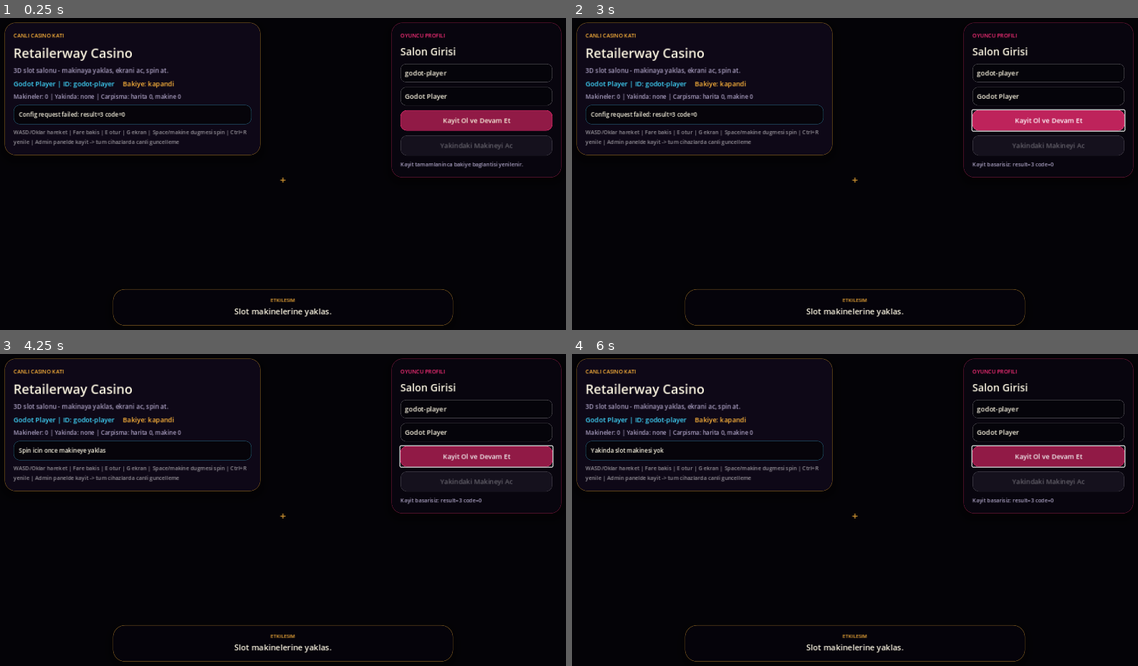
Above: before the commit, frames 1-4 (two rows, left to right).
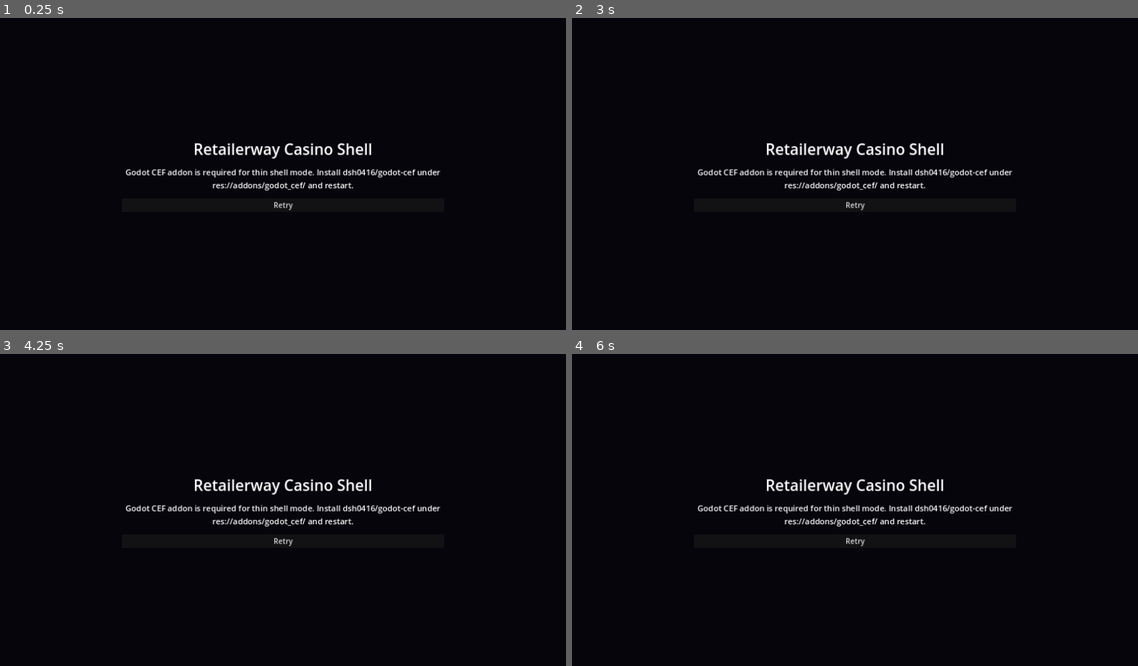
Above: after the commit, the same moments.

Repository: Aby0302/casino-server
Game: Godot game, scene res://scenes/cef_shell.tscn
Two runs of this game, one before a commit and one after it. Both use one fixed random seed, a clock stepped at 60 frames per second and the inputs below. Before the commit the project starts from res://scenes/main.tscn.
Inputs (mouse positions are in pixels of both pictures, inside the frame that each line leads up to):
- Up to frame 1 (0.25 s): no input
- Up to frame 2 (3 s): click (855, 205) at 0.5 s, where only the run after the commit has a clickable "Retry"; click (855, 205) at 1.25 s, where only the run after the commit has a clickable "Retry"; click (855, 205) at 2 s, where only the run after the commit has a clickable "Retry"; click (1047, 120) at 2.75 s, where only the run before the commit has a clickable "Kayit Ol ve Devam Et"
- Up to frame 3 (4.25 s): tap Enter at 3.5 s; move the mouse to (316, 510) at 3.52 s; hold W from 3.53 s (still down); tap E at 3.6 s; click (316, 510) at 3.67 s; tap Space at 3.77 s
- Up to frame 4 (6 s): keep holding W; tap Space at 4.25, 4.52, 5.75 s; move the mouse to (826, 513) at 4.27 s; tap G at 4.35 s; tap Enter at 5 s; move the mouse to (871, 506) at 5.02 s; tap R at 5.1 s; move the mouse to (849, 516) at 5.77 s; tap E at 5.85 s; click (849, 516) at 5.92 s

The runs differ from the first frame. In frame 1, 8.3% of the frame differs, in the area x 0-100%, y 1-99%; in frame 2, 8.5%; in frame 3, 8.4%; in frame 4, 8.4%.

Commit message:
Add remote CEF lobby shell

Diff:
--- a/slot/godot-client/project.godot
+++ b/slot/godot-client/project.godot
@@ -7,7 +7,7 @@
 
 config/name="Casino Godot Client"
 config/icon="res://icon.png"
-run/main_scene="res://scenes/main.tscn"
+run/main_scene="res://scenes/cef_shell.tscn"
 config/features=PackedStringArray("4.3", "Forward Plus")
 config/description="Retailerway Casino — Godot client"
 config/tags=PackedStringArray("casino", "slot", "game")
--- /dev/null
+++ b/slot/godot-client/scenes/cef_shell.tscn
@@ -0,0 +1,12 @@
+[gd_scene load_steps=2 format=3 uid="uid://casino_cef_shell"]
+
+[ext_resource type="Script" path="res://scripts/cef_shell.gd" id="1_shell"]
+
+[node name="CefShell" type="Control"]
+layout_mode = 3
+anchors_preset = 15
+anchor_right = 1.0
+anchor_bottom = 1.0
+grow_horizontal = 2
+grow_vertical = 2
+script = ExtResource("1_shell")
--- /dev/null
+++ b/slot/godot-client/scripts/cef_shell.gd
@@ -0,0 +1,186 @@
+extends Control
+
+@export var server_base := "https://casino.retailerway.com"
+@export var session_id := "godot-player"
+@export var client_render_secret := ""
+
+const PROFILE_PATH := "user://player.cfg"
+
+var status_label: Label
+var retry_button: Button
+var browser: Control
+var player_name := "Godot Player"
+
+
+func _ready() -> void:
+    _load_player_profile()
+    _apply_runtime_overrides()
+    if DisplayServer.get_name() == "headless":
+        print("Headless check: skipping CEF browser startup")
+        return
+    _open_remote_lobby()
+
+
+func _open_remote_lobby() -> void:
+    if browser != null:
+        browser.queue_free()
+        browser = null
+
+    if not ClassDB.class_exists("CefTexture"):
+        _show_missing_cef()
+        return
+
+    var browser_obj: Object = ClassDB.instantiate("CefTexture")
+    if browser_obj == null or not browser_obj is Control:
+        _show_error("CEF addon loaded, but CefTexture could not be created.")
+        return
+
+    browser = browser_obj as Control
+    browser.name = "RemoteLobbyBrowser"
+    browser.set_anchors_preset(Control.PRESET_FULL_RECT)
+    browser.offset_left = 0.0
+    browser.offset_top = 0.0
+    browser.offset_right = 0.0
+    browser.offset_bottom = 0.0
+
+    browser_obj.set("enable_accelerated_osr", true)
+    browser_obj.set("background_color", Color(0.02, 0.02, 0.04, 1.0))
+    browser_obj.set("popup_policy", 1)
+    browser_obj.set("url", _remote_lobby_url())
+    if browser_obj.has_signal("ipc_message"):
+        browser_obj.connect("ipc_message", Callable(self, "_on_browser_ipc_message"))
+
+    add_child(browser)
+    print("Remote CEF lobby: %s" % _redacted_lobby_url())
+
+
+func _show_missing_cef() -> void:
+    _show_error("Godot CEF addon is required for thin shell mode. Install dsh0416/godot-cef under res://addons/godot_cef/ and restart.")
+
+
+func _show_error(message: String) -> void:
+    for child in get_children():
+        child.queue_free()
+
+    var background := ColorRect.new()
+    background.color = Color(0.025, 0.02, 0.045, 1.0)
+    background.set_anchors_preset(Control.PRESET_FULL_RECT)
+    add_child(background)
+
+    var panel := VBoxContainer.new()
+    panel.set_anchors_preset(Control.PRESET_CENTER)
+    panel.custom_minimum_size = Vector2(720, 220)
+    panel.offset_left = -360.0
+    panel.offset_top = -110.0
+    panel.offset_right = 360.0
+    panel.offset_bottom = 110.0
+    panel.alignment = BoxContainer.ALIGNMENT_CENTER
+    panel.add_theme_constant_override("separation", 14)
+    add_child(panel)
+
+    var title := Label.new()
+    title.text = "Retailerway Casino Shell"
+    title.horizontal_alignment = HORIZONTAL_ALIGNMENT_CENTER
+    title.add_theme_font_size_override("font_size", 34)
+    panel.add_child(title)
+
+    status_label = Label.new()
+    status_label.text = message
+    status_label.horizontal_alignment = HORIZONTAL_ALIGNMENT_CENTER
+    status_label.autowrap_mode = TextServer.AUTOWRAP_WORD_SMART
+    status_label.add_theme_font_size_override("font_size", 18)
+    panel.add_child(status_label)
+
+    retry_button = Button.new()
+    retry_button.text = "Retry"
+    retry_button.pressed.connect(_open_remote_lobby)
+    panel.add_child(retry_button)
+
+
+func _remote_lobby_url() -> String:
+    var url := "%s/client/lobby?sessionID=%s" % [
+        _base_url(),
+        session_id.uri_encode(),
+    ]
+    var secret := _client_render_secret()
+    if not secret.is_empty():
+        url += "&clientSecret=%s" % secret.uri_encode()
+    return url
+
+
+func _redacted_lobby_url() -> String:
+    var url := _remote_lobby_url()
+    var secret_start := url.find("&clientSecret=")
+    if secret_start < 0:
+        return url
+    return url.substr(0, secret_start) + "&clientSecret=<redacted>"
+
+
+func _base_url() -> String:
+    return server_base.strip_edges().trim_suffix("/")
+
+
+func _client_render_secret() -> String:
+    var env_secret := OS.get_environment("CASINO_CLIENT_RENDER_SECRET").strip_edges()
+    if not env_secret.is_empty():
+        return env_secret
+    return client_render_secret.strip_edges()
+
+
+func _load_player_profile() -> void:
+    var config := ConfigFile.new()
+    if config.load(PROFILE_PATH) == OK:
+        session_id = String(config.get_value("player", "id", session_id))
+        player_name = String(config.get_value("player", "name", player_name))
+
+
+func _save_player_profile() -> void:
+    var config := ConfigFile.new()
+    config.set_value("player", "id", session_id)
+    config.set_value("player", "name", player_name)
+    var err := config.save(PROFILE_PATH)
+    if err != OK:
+        push_warning("Could not save player profile: %s" % error_string(err))
+
+
+func _apply_runtime_overrides() -> void:
+    var env_base := OS.get_environment("CASINO_SERVER_BASE").strip_edges()
+    if not env_base.is_empty():
+        server_base = env_base
+
+    for arg in OS.get_cmdline_user_args():
+        if arg.begins_with("--server-base="):
+            server_base = arg.substr("--server-base=".length()).strip_edges()
+        elif arg.begins_with("--session-id="):
+            session_id = _sanitize_session_id(arg.substr("--session-id=".length()))
+        elif arg.begins_with("--client-render-secret="):
+            client_render_secret = arg.substr("--client-render-secret=".length()).strip_edges()
+
+
+func _on_browser_ipc_message(message: String) -> void:
+    var parsed: Variant = JSON.parse_string(message)
+    if typeof(parsed) != TYPE_DICTIONARY:
+        return
+
+    var payload: Dictionary = parsed
+    if String(payload.get("type", "")) != "setPlayer":
+        return
+
+    var next_id := _sanitize_session_id(String(payload.get("id", "")))
+    if next_id.is_empty():
+        return
+
+    session_id = next_id
+    player_name = String(payload.get("name", next_id)).strip_edges()
+    if player_name.is_empty():
+        player_name = next_id
+    _save_player_profile()
+
+
+func _sanitize_session_id(value: String) -> String:
+    var clean := ""
+    for i in range(value.length()):
+        var c := value.substr(i, 1)
+        if (c >= "a" and c <= "z") or (c >= "A" and c <= "Z") or (c >= "0" and c <= "9") or c in ["_", ".", ":", "-"]:
+            clean += c
+    return clean.left(128)
Not shown, added: slot/client-lobby.html
Not shown, added: slot/client-lobby.js
Not shown, changed: slot/godot-client/README.md
Not shown, changed: slot/server.js
